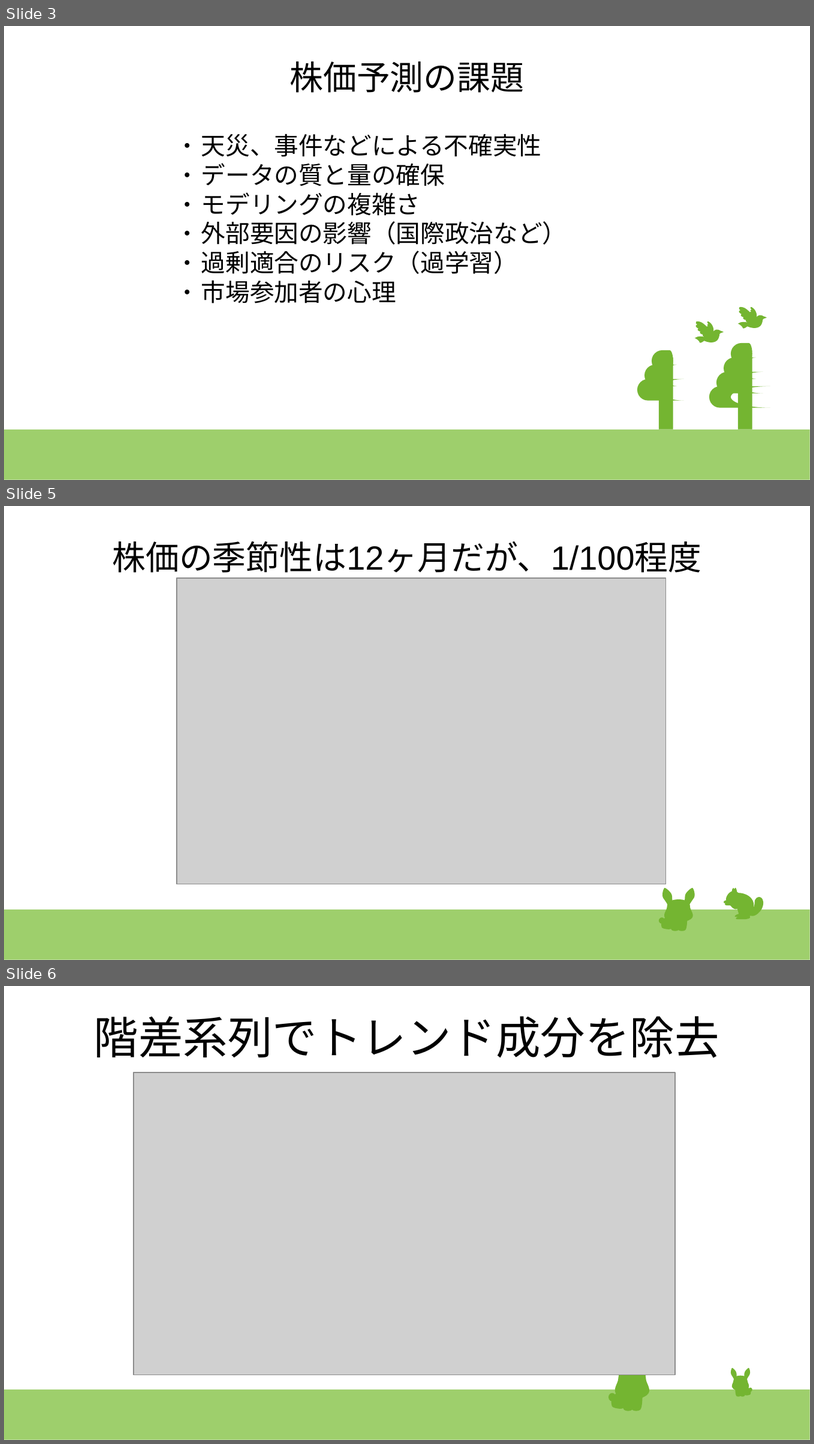
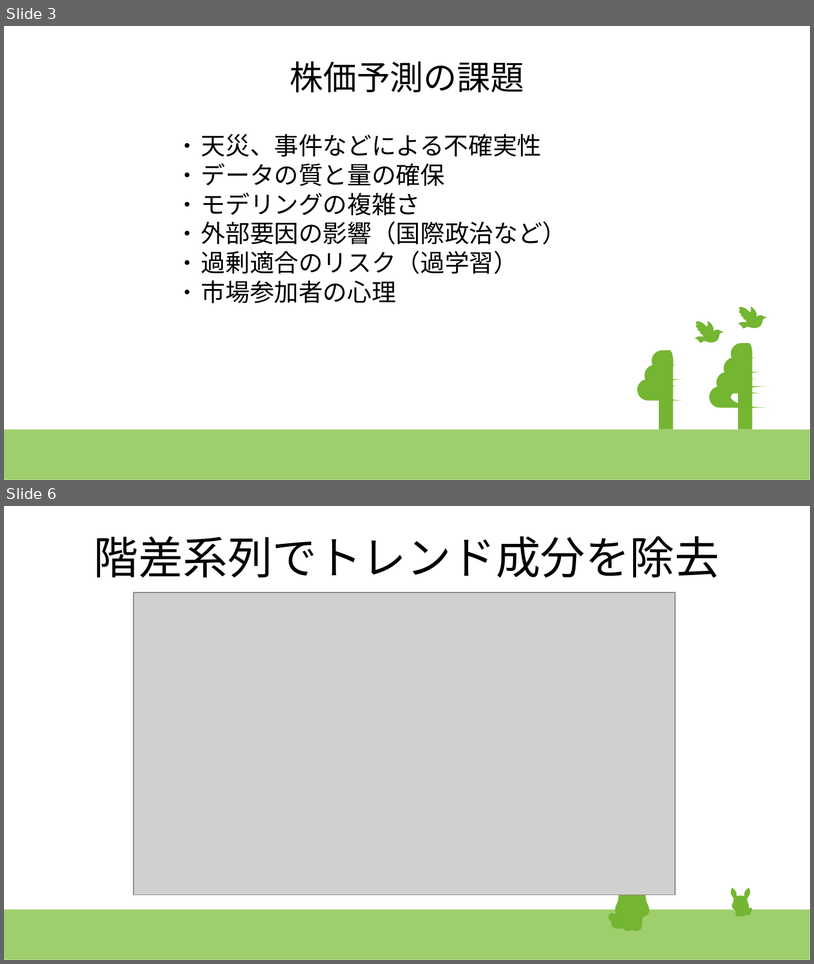
Before and after one commit to kawagashira/deepcraft, a slide deck: time_series/time_series.pptx. Shown one above the other, each under a label of ours: slides 3, 5 and 6 before the commit, slides 3 and 6 after it; the slides between them are not shown. The pictures are 814x1444 and 814x964 pixels, drawn with LibreOffice and Linux fonts; fonts in the diff are those of the drawing; grey boxes stand for pictures. Boxes give left, top, right and bottom in pixels: in the first picture for what was removed or moved away, otherwise in the second. Text is boxed around its words. In the diff, an @@ line names an element or a change of style, - is before the commit and + after.

```diff
--- a/time_series/time_series.pptx
+++ b/time_series/time_series.pptx
@@ slide 5 removed at [4, 506, 810, 960], background #FFFFFF; not listed: 1 template element that a slide beside it also shows @@
@@ title removed at [112, 541, 702, 578] @@
-株価の季節性は12ヶ月だが、1/100程度
@@ picture removed at [177, 578, 666, 883] @@
@@ group removed at [660, 888, 695, 931]: 23 freeform shapes @@
@@ group removed at [724, 887, 764, 919]: 15 freeform shapes @@
```
Also in this commit, not shown: 2 slides changed, 3 slides added, 3 other files.
